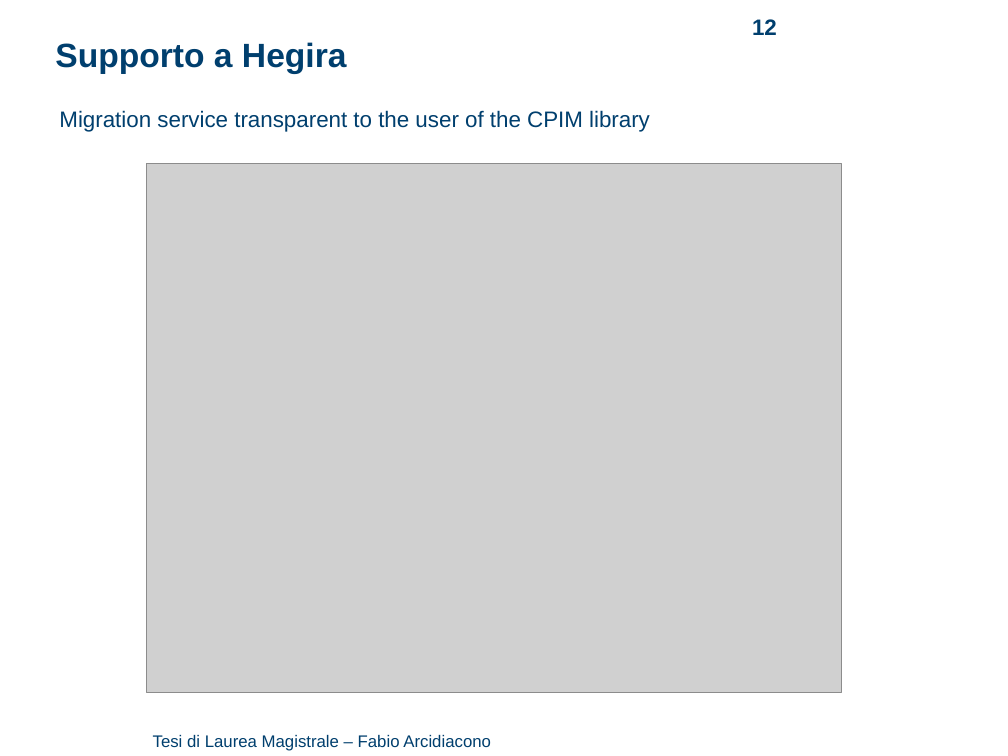
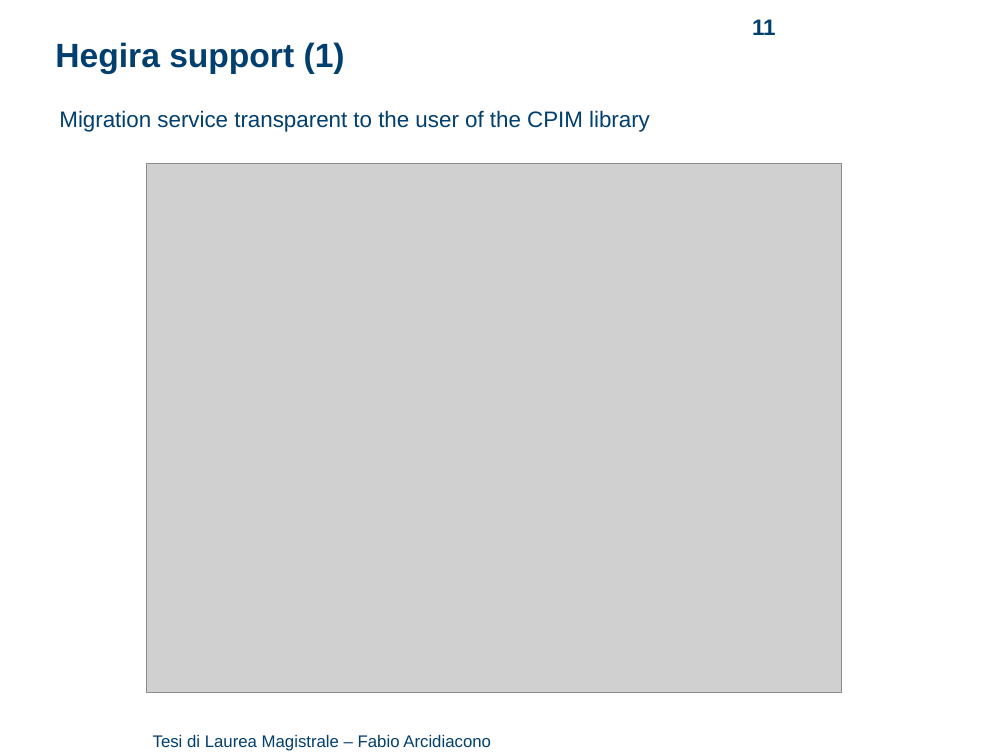
Before and after one commit to arci/thesis, a slide deck: slide 11 of presentation/ThesisPresentation.ppt (slide 12 before the commit). Drawn at 1008x756 pixels with LibreOffice and Linux fonts; fonts in the diff are those of the drawing; grey boxes stand for pictures; background and template pictures are left out. Boxes give left, top, right and bottom in pixels: in the first picture for what was removed or moved away, otherwise in the second. Text is boxed around its words. In the diff, an @@ line names an element or a change of style, - is before the commit and + after.

```diff
--- a/presentation/ThesisPresentation.ppt
+++ b/presentation/ThesisPresentation.ppt
@@ page number at box(752, 19, 776, 35): text changed @@
-12
+11
@@ text at box(55, 42, 345, 74): text changed @@
-Supporto a Hegira
+Hegira support (1)
```
Also in this commit, not shown: 2 other slides changed, 1 slide removed, 1 other file.
